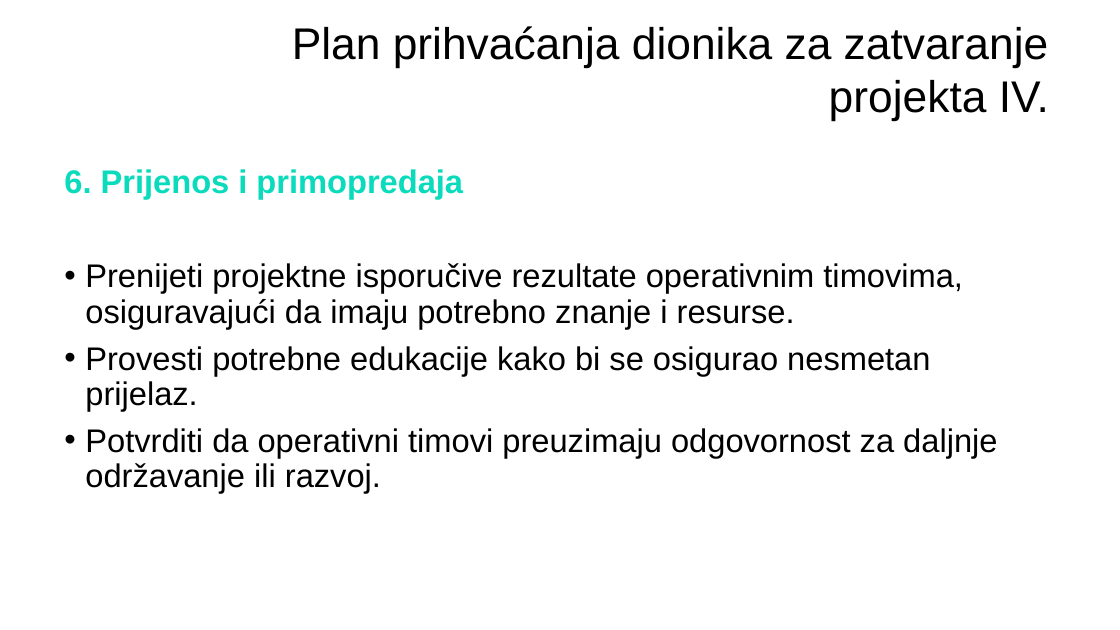
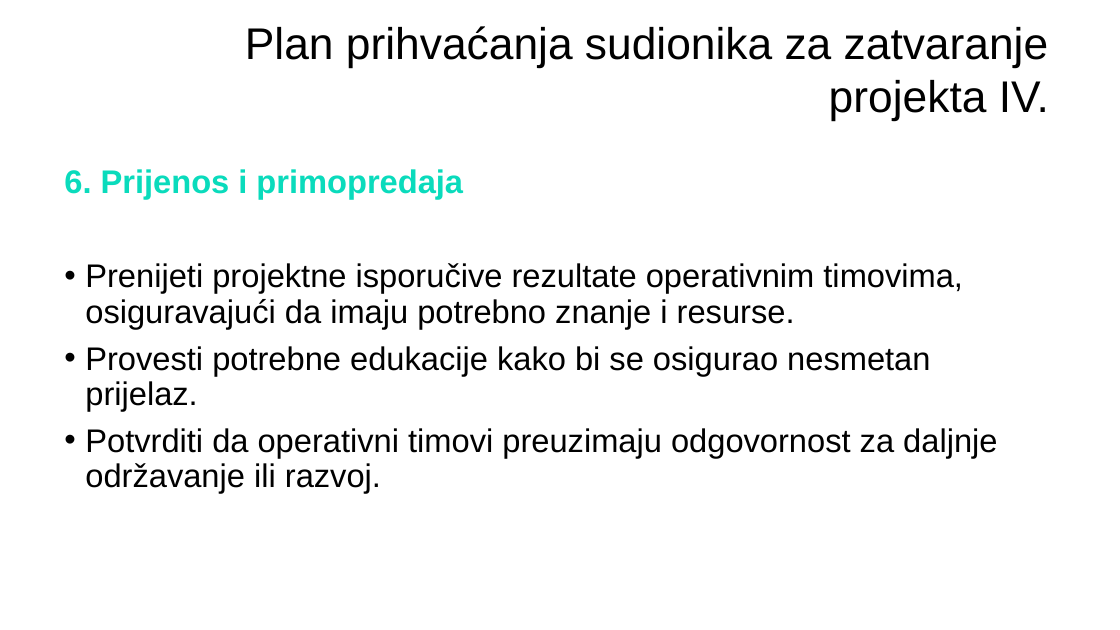
Before and after one commit to dinoDuvnjak/shift4it, a slide deck: slide 11 of 2-project-managment/M5_ENDING THE PROJECT_4 hours_HR.pptx. Drawn at 1120x630 pixels with LibreOffice and Linux fonts; fonts in the diff are those of the drawing; background and template pictures are left out. Boxes give left, top, right and bottom in pixels: in the first picture for what was removed or moved away, otherwise in the second. Text is boxed around its words. In the diff, an @@ line names an element or a change of style, - is before the commit and + after.

```diff
--- a/2-project-managment/M5_ENDING THE PROJECT_4 hours_HR.pptx
+++ b/2-project-managment/M5_ENDING THE PROJECT_4 hours_HR.pptx
@@ text at box(245, 26, 1049, 120): text changed @@
-Plan prihvaćanja dionika za zatvaranje projekta IV.
+Plan prihvaćanja sudionika za zatvaranje projekta IV.
```
Also in this commit, not shown: 8 other slides changed, 1 other file.
